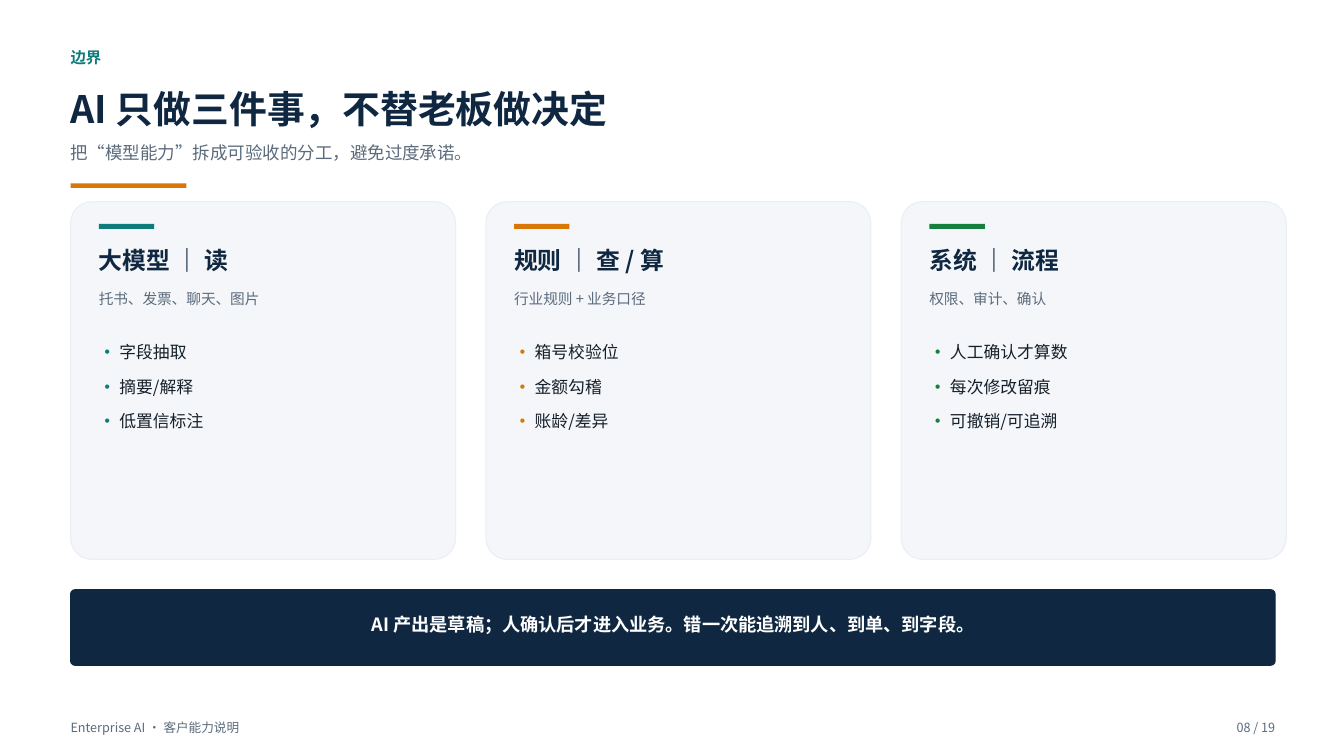
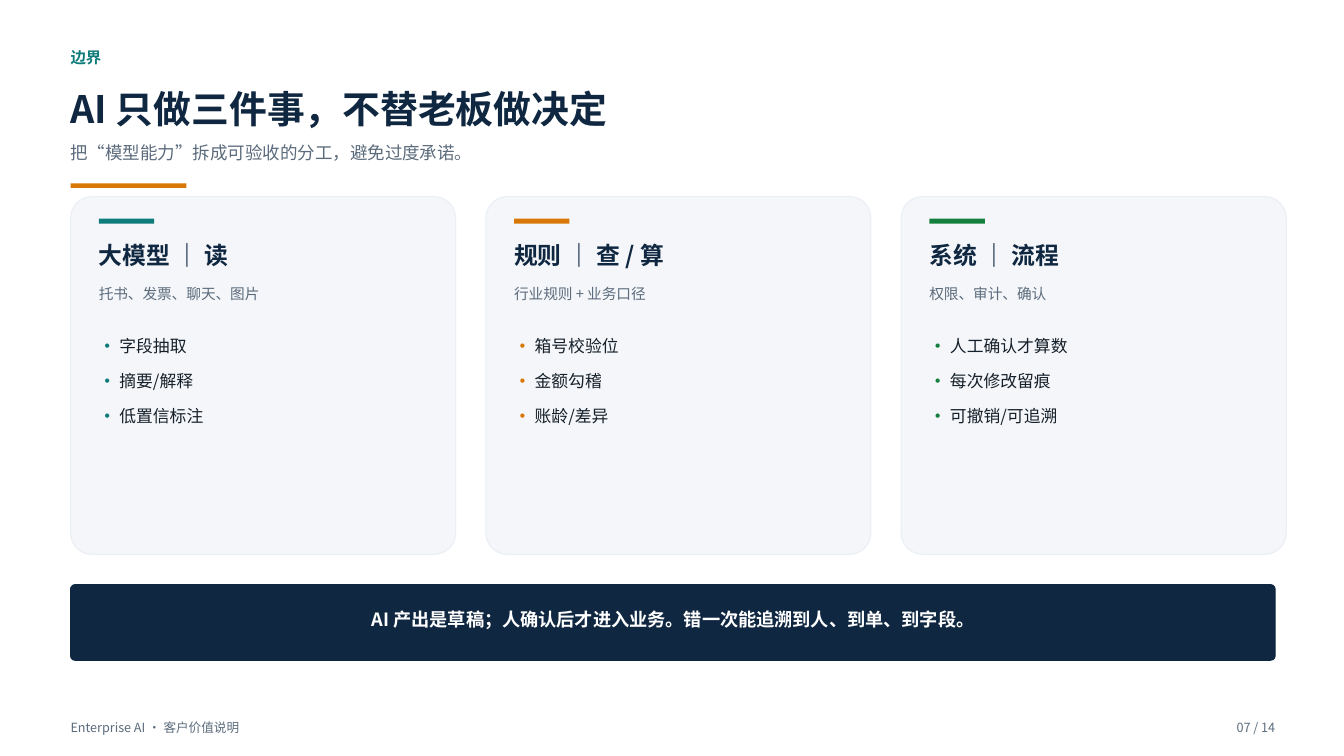
Before and after one commit to roma007/Enterprise-AI, a slide deck: slide 7 of 会客包/reports/客户老板版_系统能力介绍_2026-11-05.pptx (slide 8 before the commit). Drawn at 1344x756 pixels with LibreOffice and Linux fonts; fonts in the diff are those of the drawing. Boxes give left, top, right and bottom in pixels: in the first picture for what was removed or moved away, otherwise in the second. Text is boxed around its words. In the diff, an @@ line names an element or a change of style, - is before the commit and + after.

Commit message:
docs: 重做客户老板版 PPT，聚焦价值与落地

```diff
--- a/会客包/reports/客户老板版_系统能力介绍_2026-11-05.pptx
+++ b/会客包/reports/客户老板版_系统能力介绍_2026-11-05.pptx
@@ 10 texts, 4 rounded rectangles, 3 rectangles: place and size @@
-10 texts, 4 rounded rectangles, 3 rectangles at [71, 202, 1287, 665]
+10 texts, 4 rounded rectangles, 3 rectangles at [71, 197, 1287, 660]
@@ text at [71, 721, 240, 735]: text changed @@
-Enterprise AI · 客户能力说明
+Enterprise AI · 客户价值说明
@@ text at [1237, 722, 1275, 732]: text changed @@
-08 / 19
+07 / 14
```
Also in this commit, not shown: 11 other slides changed, 2 slides added, 7 slides removed, 2 other files.
